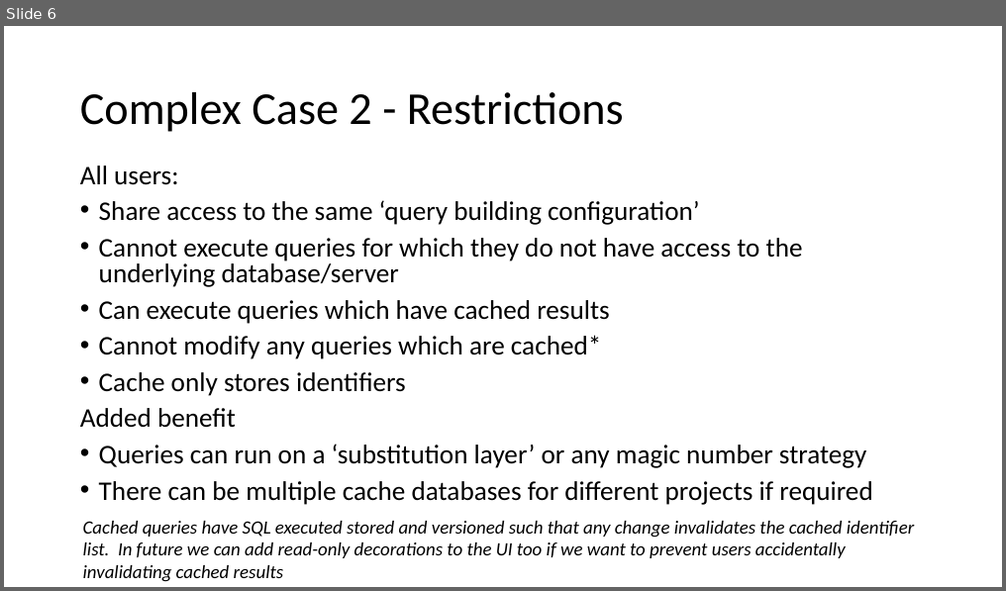
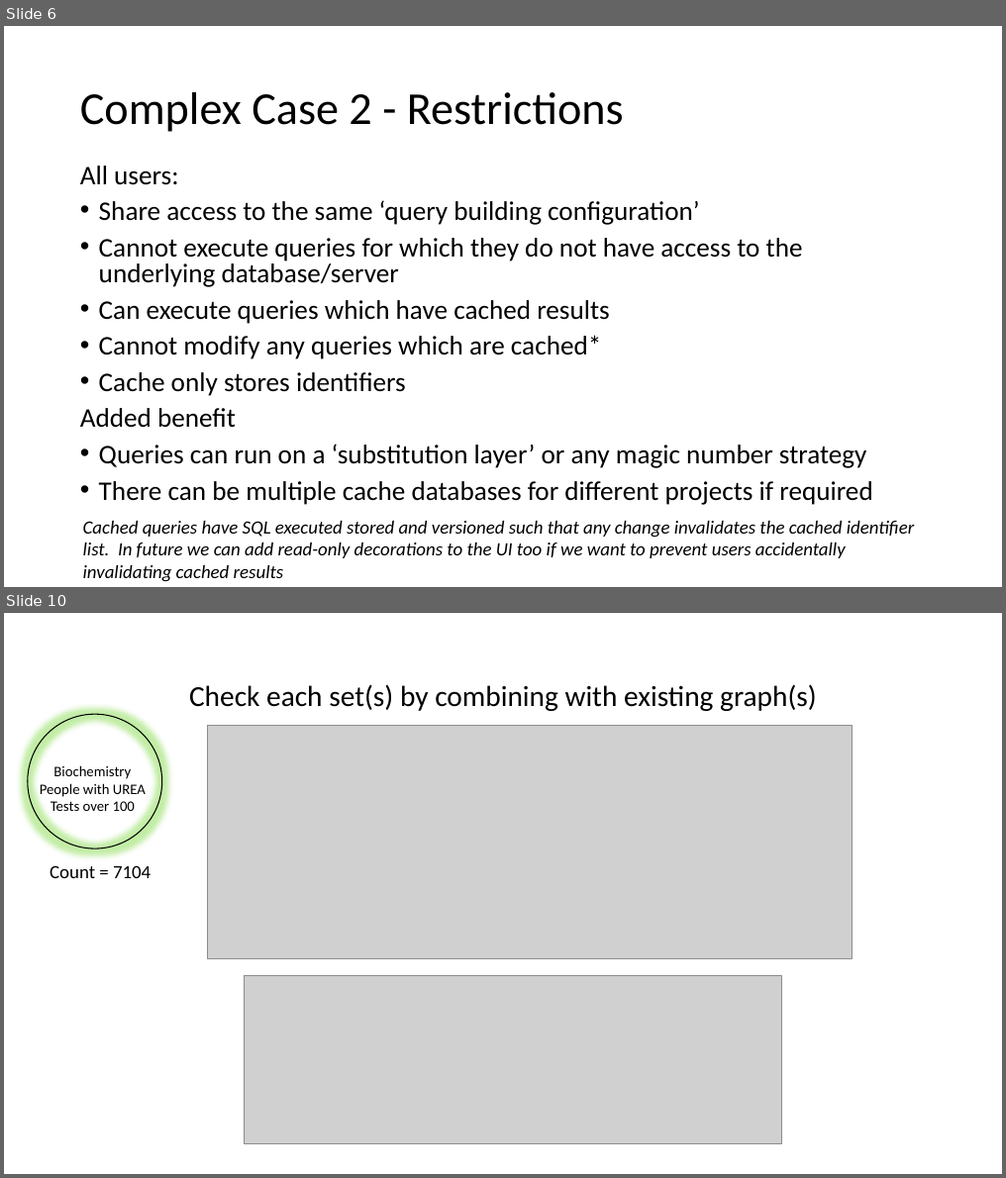
Before and after one commit to HicServices/RDMP, a slide deck: Documentation/CohortGeneration.pptx. Shown one above the other, each under a label of ours: slide 6 before the commit, slides 6 and 10 after it; the slides between them are not shown. The pictures are 1006x591 and 1006x1178 pixels, drawn with LibreOffice and Linux fonts; fonts in the diff are those of the drawing; grey boxes stand for pictures. Boxes give left, top, right and bottom in pixels: in the first picture for what was removed or moved away, otherwise in the second. Text is boxed around its words. In the diff, an @@ line names an element or a change of style, - is before the commit and + after.

```diff
--- a/Documentation/CohortGeneration.pptx
+++ b/Documentation/CohortGeneration.pptx
@@ slide 10 added at (4, 613, 1002, 1174), background #FFFFFF @@
@@ title added at (189, 684, 817, 711), 28 pt, text #000000 @@
+Check each set(s) by combining with existing graph(s)
@@ ellipse added at (27, 714, 162, 849), outline #000000 1 pt @@
@@ picture added at (207, 725, 851, 959) @@
@@ text added at (40, 765, 146, 811), 14 pt, text #000000 @@
+Biochemistry
+People with UREA
+Tests over 100
@@ text added at (50, 865, 151, 878), 18 pt, text #000000 @@
+Count = 7104
@@ picture added at (244, 975, 782, 1145) @@
```
Also in this commit, not shown: 8 other slides added.
